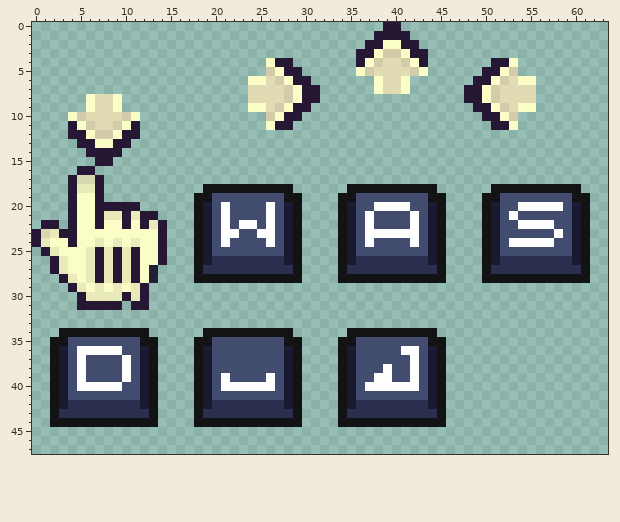
Pixel-art sprite: src/assets/tiles/ui.png. Above is the file before it was changed.
The file is 64x48 pixels.
And afterwards:
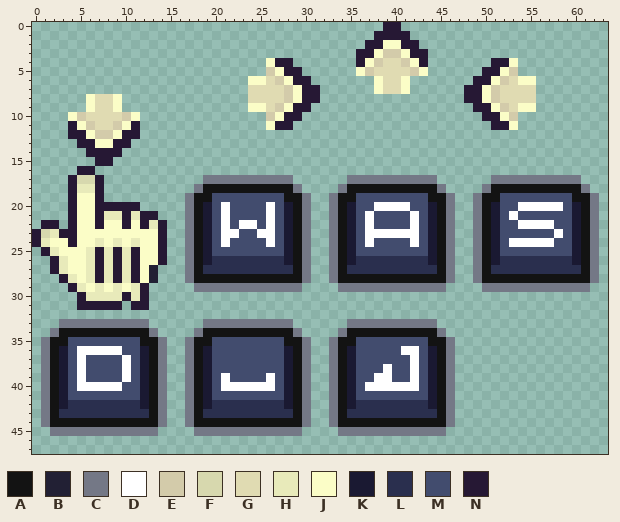
Palette (. is transparent): A #131313  B #222034  C #747886  D #ffffff  E #d3cbaa  F #d7d8ae  G #e0dbb2  H #e8eaba  J #fbfdc7  K #1a1932  L #2a2f4e  M #424c6e  N #261834
From old to new:
@@ x 0..63 @@
 16 .....NN.........................................................
-17 ....NFFN........................................................
-18 ....NHHN...........AAAAAAAAAA......AAAAAAAAAA......AAAAAAAAAA...
-19 ....NJJN..........AAMMMMMMMMAA....AAMMMMMMMMAA....AAMMMMMMMMAA..
-20 ....NJJNNNNN......AKMDMMMMDMKA....AKMMDDDDMMKA....AKMMDDDDDMKA..
-21 ....NJJNHHNHNN....AKMDMMMMDMKA....AKMDMMMMDMKA....AKMDMMMMMMKA..
-22 .NN.NJJNJJNJNHN...AKMDMDDMDMKA....AKMDMMMMDMKA....AKMMDDDDMMKA..
-23 NFHNNJJJJJJJJJN...AKMDDMMDDMKA....AKMDDDDDDMKA....AKMMMMMMDMKA..
-24 NHJJNJJHJHJHJJN...AKMDMMMMDMKA....AKMDMMMMDMKA....AKMDDDDDMMKA..
-25 .NHJJJHNHNHNJJN...AKMMMMMMMMKA....AKMMMMMMMMKA....AKMMMMMMMMKA..
-26 ..NHJJHNHNHNJJN...AKLLLLLLLLKA....AKLLLLLLLLKA....AKLLLLLLLLKA..
-27 ..NHJJHNHNHNJB....ALLLLLLLLLLA....ALLLLLLLLLLA....ALLLLLLLLLLA..
-28 ...NHJHNHNHNJB....AAAAAAAAAAAA....AAAAAAAAAAAA....AAAAAAAAAAAA..
-29 ....NHJHJHJHN...................................................
+17 ....NFFN...........CCCCCCCCCC......CCCCCCCCCC......CCCCCCCCCC...
+18 ....NHHN..........CAAAAAAAAAAC....CAAAAAAAAAAC....CAAAAAAAAAAC..
+19 ....NJJN.........CAAMMMMMMMMAAC..CAAMMMMMMMMAAC..CAAMMMMMMMMAAC.
+20 ....NJJNNNNN.....CAKMDMMMMDMKAC..CAKMMDDDDMMKAC..CAKMMDDDDDMKAC.
+21 ....NJJNHHNHNN...CAKMDMMMMDMKAC..CAKMDMMMMDMKAC..CAKMDMMMMMMKAC.
+22 .NN.NJJNJJNJNHN..CAKMDMDDMDMKAC..CAKMDMMMMDMKAC..CAKMMDDDDMMKAC.
+23 NFHNNJJJJJJJJJN..CAKMDDMMDDMKAC..CAKMDDDDDDMKAC..CAKMMMMMMDMKAC.
+24 NHJJNJJHJHJHJJN..CAKMDMMMMDMKAC..CAKMDMMMMDMKAC..CAKMDDDDDMMKAC.
+25 .NHJJJHNHNHNJJN..CAKMMMMMMMMKAC..CAKMMMMMMMMKAC..CAKMMMMMMMMKAC.
+26 ..NHJJHNHNHNJJN..CAKLLLLLLLLKAC..CAKLLLLLLLLKAC..CAKLLLLLLLLKAC.
+27 ..NHJJHNHNHNJB...CALLLLLLLLLLAC..CALLLLLLLLLLAC..CALLLLLLLLLLAC.
+28 ...NHJHNHNHNJB...CAAAAAAAAAAAAC..CAAAAAAAAAAAAC..CAAAAAAAAAAAAC.
+29 ....NHJHJHJHN.....CCCCCCCCCCCC....CCCCCCCCCCCC....CCCCCCCCCCCC..
 30 .....NHHHHNHN...................................................
@@ x 0..63 @@
 32 ................................................................
-33 ................................................................
-34 ...AAAAAAAAAA......AAAAAAAAAA......AAAAAAAAAA...................
-35 ..AAMMMMMMMMAA....AAMMMMMMMMAA....AAMMMMMMMMAA..................
-36 ..AKMDDDDDMMKA....AKMMMMMMMMKA....AKMMMMMDDMKA..................
-37 ..AKMDMMMMDMKA....AKMMMMMMMMKA....AKMMMMMMDMKA..................
-38 ..AKMDMMMMDMKA....AKMMMMMMMMKA....AKMMMDMMDMKA..................
-39 ..AKMDMMMMDMKA....AKMDMMMMDMKA....AKMMDDMMDMKA..................
-40 ..AKMDDDDDMMKA....AKMDDDDDDMKA....AKMDDDDDDMKA..................
-41 ..AKMMMMMMMMKA....AKMMMMMMMMKA....AKMMMMMMMMKA..................
-42 ..AKLLLLLLLLKA....AKLLLLLLLLKA....AKLLLLLLLLKA..................
-43 ..ALLLLLLLLLLA....ALLLLLLLLLLA....ALLLLLLLLLLA..................
-44 ..AAAAAAAAAAAA....AAAAAAAAAAAA....AAAAAAAAAAAA..................
-45 ................................................................
+33 ...CCCCCCCCCC......CCCCCCCCCC......CCCCCCCCCC...................
+34 ..CAAAAAAAAAAC....CAAAAAAAAAAC....CAAAAAAAAAAC..................
+35 .CAAMMMMMMMMAAC..CAAMMMMMMMMAAC..CAAMMMMMMMMAAC.................
+36 .CAKMDDDDDMMKAC..CAKMMMMMMMMKAC..CAKMMMMMDDMKAC.................
+37 .CAKMDMMMMDMKAC..CAKMMMMMMMMKAC..CAKMMMMMMDMKAC.................
+38 .CAKMDMMMMDMKAC..CAKMMMMMMMMKAC..CAKMMMDMMDMKAC.................
+39 .CAKMDMMMMDMKAC..CAKMDMMMMDMKAC..CAKMMDDMMDMKAC.................
+40 .CAKMDDDDDMMKAC..CAKMDDDDDDMKAC..CAKMDDDDDDMKAC.................
+41 .CAKMMMMMMMMKAC..CAKMMMMMMMMKAC..CAKMMMMMMMMKAC.................
+42 .CAKLLLLLLLLKAC..CAKLLLLLLLLKAC..CAKLLLLLLLLKAC.................
+43 .CALLLLLLLLLLAC..CALLLLLLLLLLAC..CALLLLLLLLLLAC.................
+44 .CAAAAAAAAAAAAC..CAAAAAAAAAAAAC..CAAAAAAAAAAAAC.................
+45 ..CCCCCCCCCCCC....CCCCCCCCCCCC....CCCCCCCCCCCC..................
 46 ................................................................
Where, in picture pixels (left, top, right, bottom), the same in both pictures:
added: (185, 175, 599, 292)
added: (41, 319, 455, 436)
